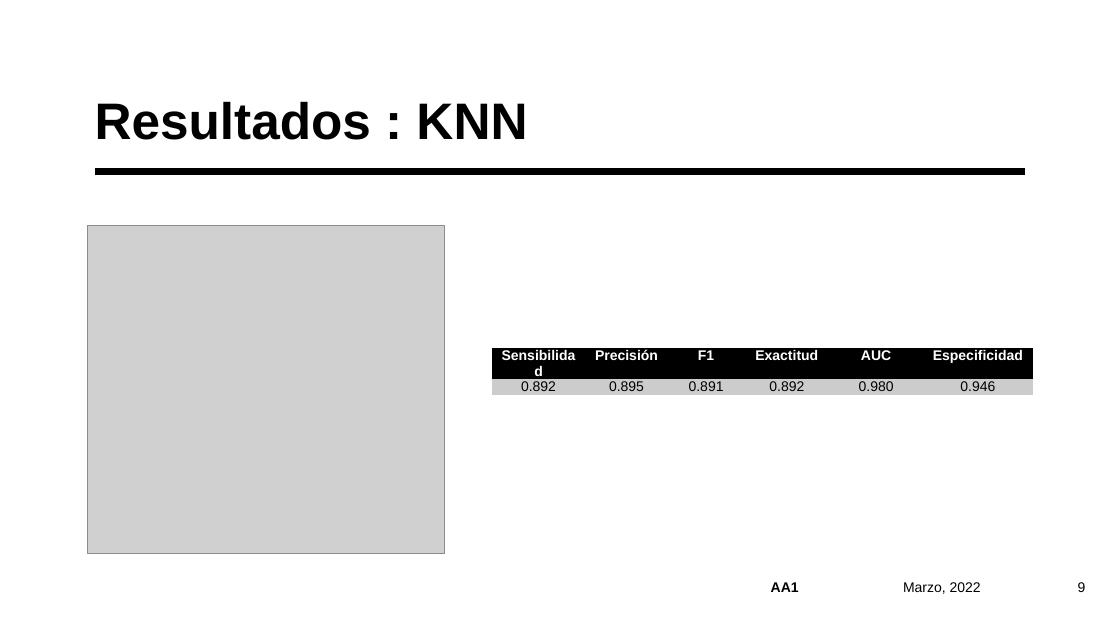
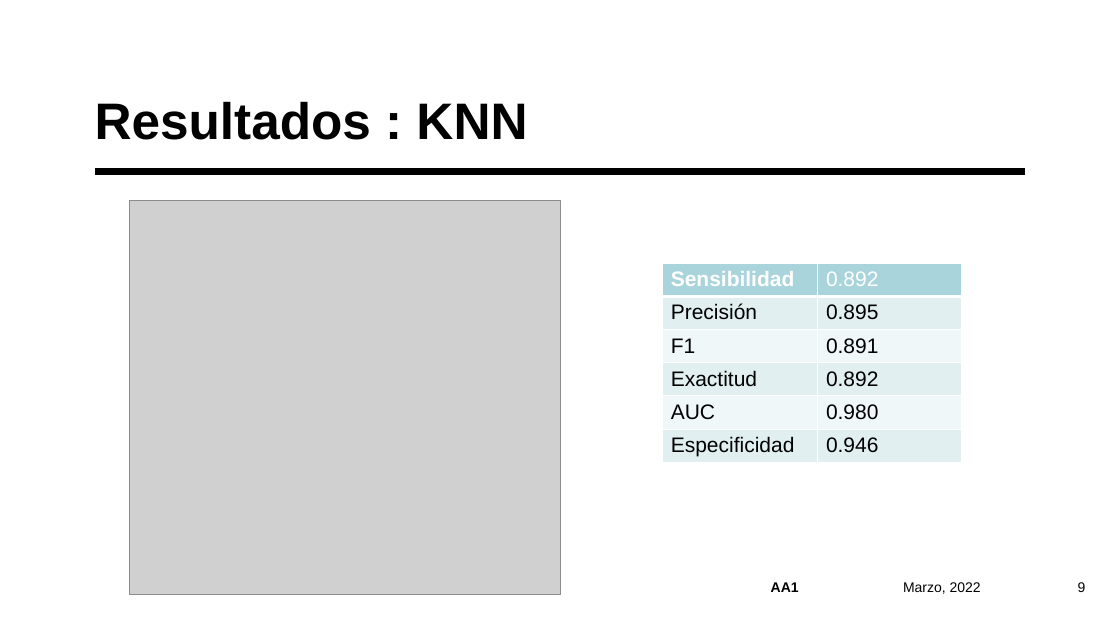
Before and after one commit to vidaldani/MangoGrading, a slide deck: slide 9 of informe/presentacion/AA-01 - Clasificacion_mangos.pptx. Drawn at 1120x630 pixels with LibreOffice and Linux fonts; fonts in the diff are those of the drawing; grey boxes stand for pictures. Boxes give left, top, right and bottom in pixels: in the first picture for what was removed or moved away, otherwise in the second. Text is boxed around its words. In the diff, an @@ line names an element or a change of style, - is before the commit and + after.

```diff
--- a/informe/presentacion/AA-01 - Clasificacion_mangos.pptx
+++ b/informe/presentacion/AA-01 - Clasificacion_mangos.pptx
@@ picture: place and size @@
-picture at (87,226,445,554)
+picture at (129,201,560,595)
@@ table added at (663,264,962,465), 6 rows, 2 columns @@
+Sensibilidad | 0.892
+Precisión | 0.895
+F1 | 0.891
+Exactitud | 0.892
+AUC | 0.980
+Especificidad | 0.946
@@ table removed at (492,348,1033,395), 2 rows, 6 columns @@
-Sensibilidad | Precisión | F1 | Exactitud | AUC | Especificidad
-0.892 | 0.895 | 0.891 | 0.892 | 0.980 | 0.946
```
Also in this commit, not shown: 7 other slides changed.
